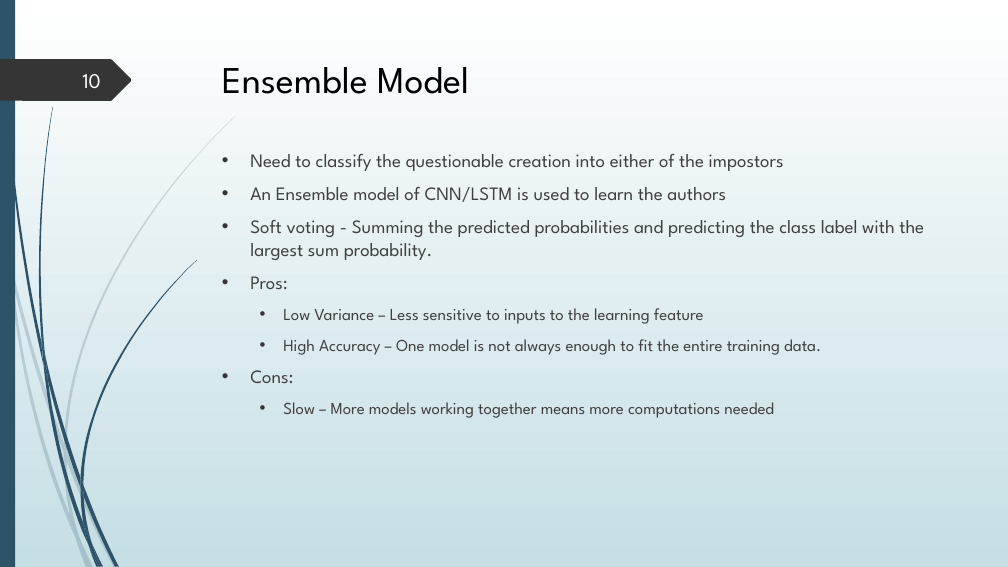
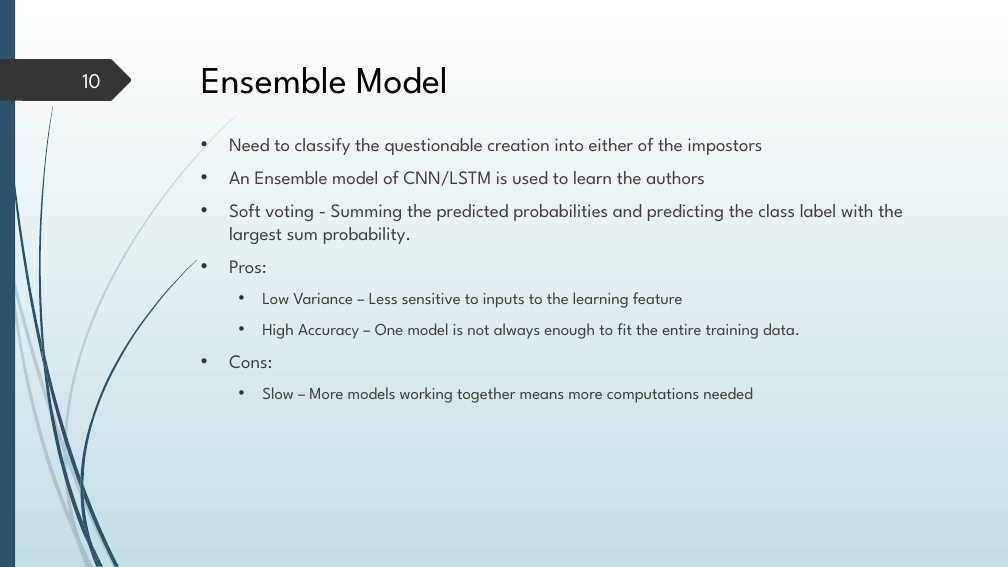
Before and after one commit to kmaltcev/NLP-BiLSTM-model, a slide deck: slide 10 of Capstone Project 21-2-R-13.pptx. Drawn at 1008x567 pixels with LibreOffice and Linux fonts; fonts in the diff are those of the drawing. Boxes give left, top, right and bottom in pixels: in the first picture for what was removed or moved away, otherwise in the second. Text is boxed around its words. In the diff, an @@ line names an element or a change of style, - is before the commit and + after.

```diff
--- a/Capstone Project 21-2-R-13.pptx
+++ b/Capstone Project 21-2-R-13.pptx
@@ title "Ensemble Model" moved from (x1=222, y1=67, x2=469, y2=94) to (x1=201, y1=67, x2=448, y2=94) @@
@@ text "Need to classify the questionable ..." moved from (x1=250, y1=154, x2=924, y2=418) to (x1=229, y1=138, x2=903, y2=403) @@
```
Also in this commit, not shown: 14 other slides changed, 9 other files.
